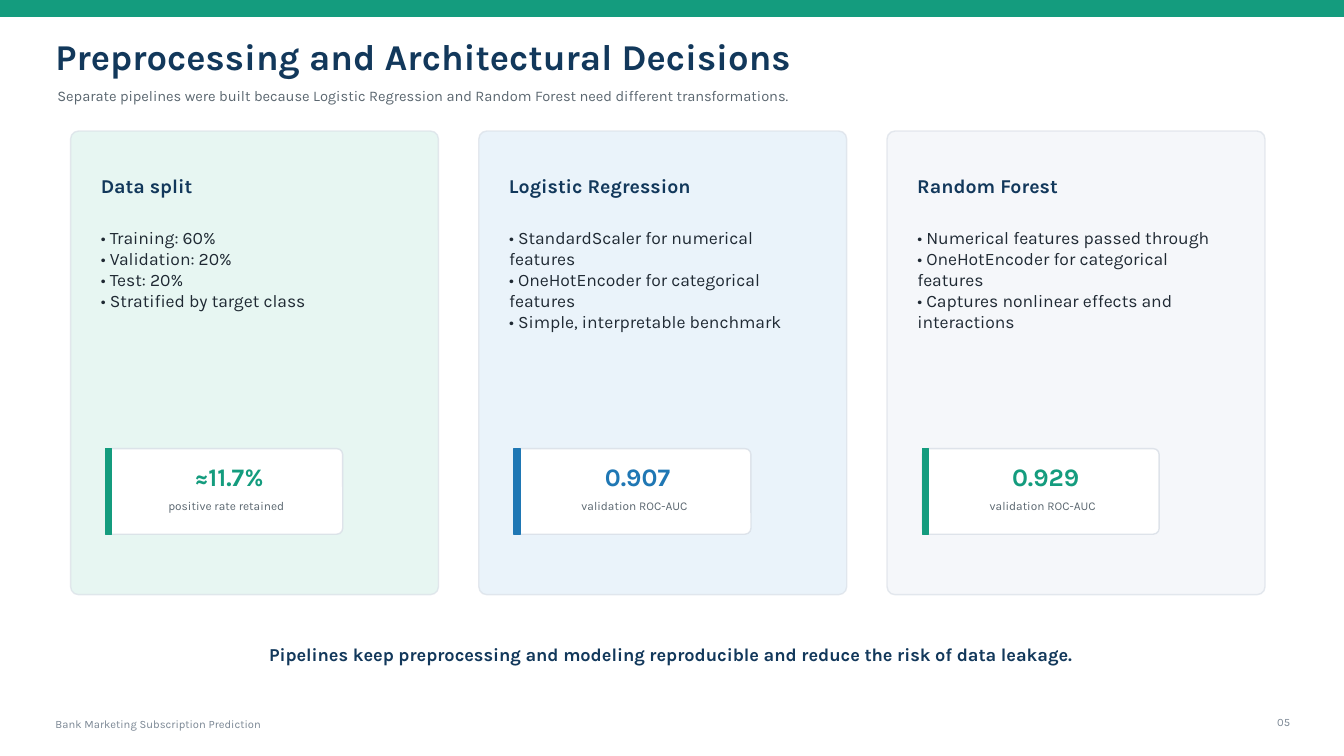
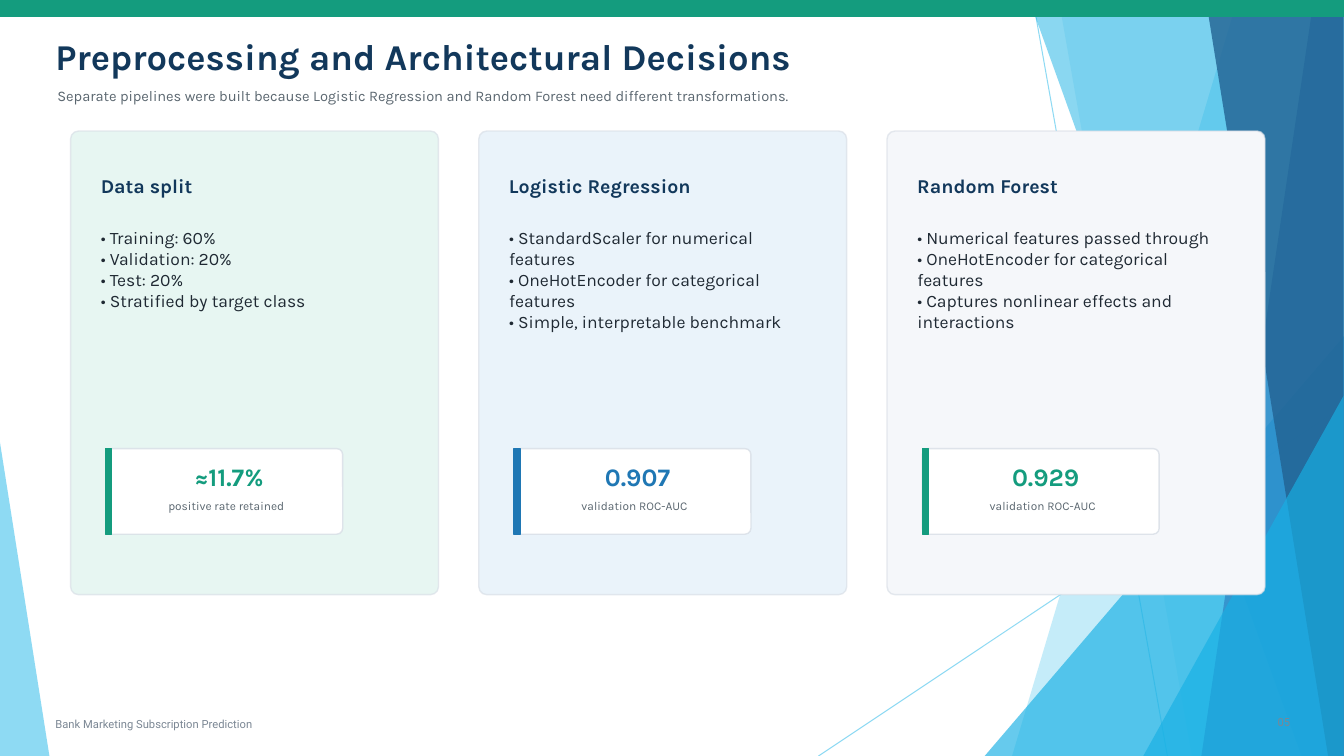
Before and after one commit to MarianoAkaMery/fintech-bank-marketing-ml, a slide deck: slide 5 of Bank_Marketing_Subscription_Prediction.pptx. Drawn at 1344x756 pixels with LibreOffice and Linux fonts; fonts in the diff are those of the drawing. Boxes give left, top, right and bottom in pixels: in the first picture for what was removed or moved away, otherwise in the second. Text is boxed around its words. In the diff, an @@ line names an element or a change of style, - is before the commit and + after.

```diff
--- a/Bank_Marketing_Subscription_Prediction.pptx
+++ b/Bank_Marketing_Subscription_Prediction.pptx
@@ group added at [0,0,1344,756]: 5 freeform shapes, 3 triangles, 2 lines @@
@@ text removed at [269,648,1072,666] @@
-Pipelines keep preprocessing and modeling reproducible and reduce the risk of data leakage.
@@ text "Bank Marketing Subscription Prediction" at [55,720,253,730]: font Karla to Roboto @@
@@ text removed at [1277,719,1290,726] @@
-05
```
Also in this commit, not shown: 9 other slides changed.
